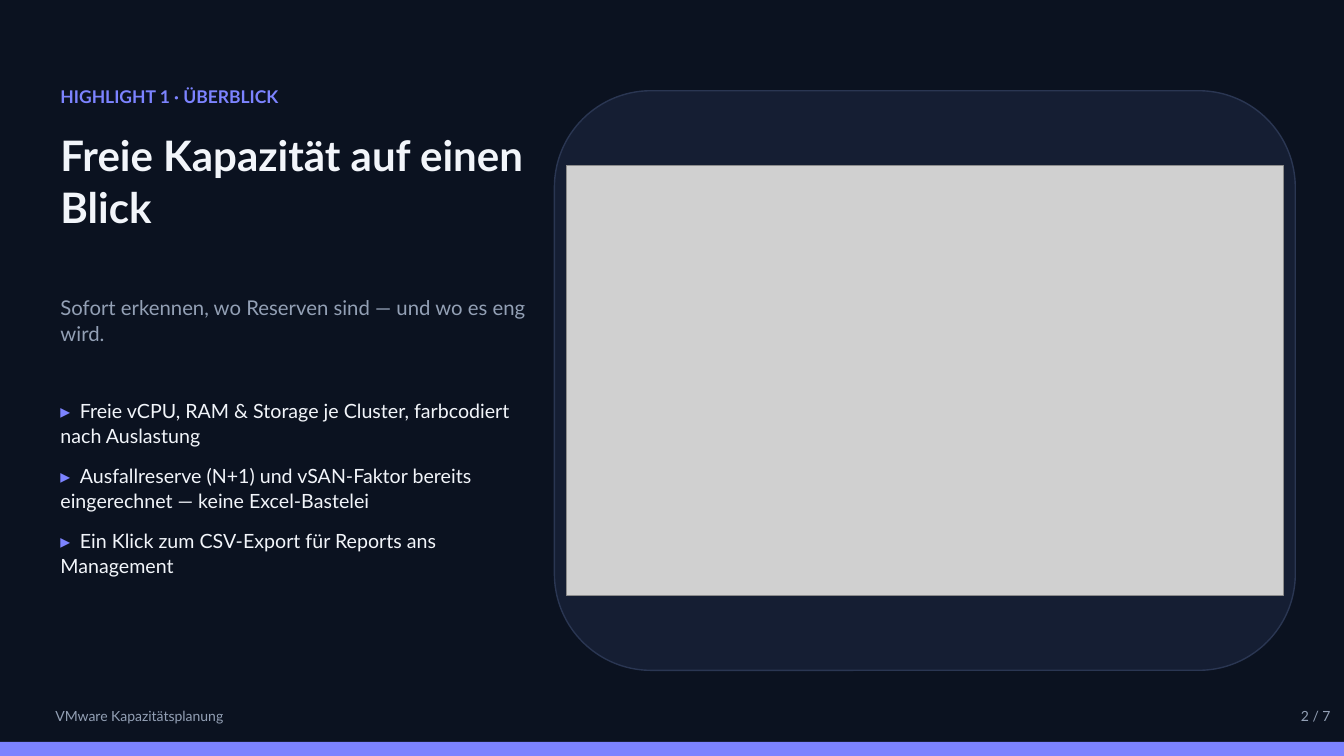
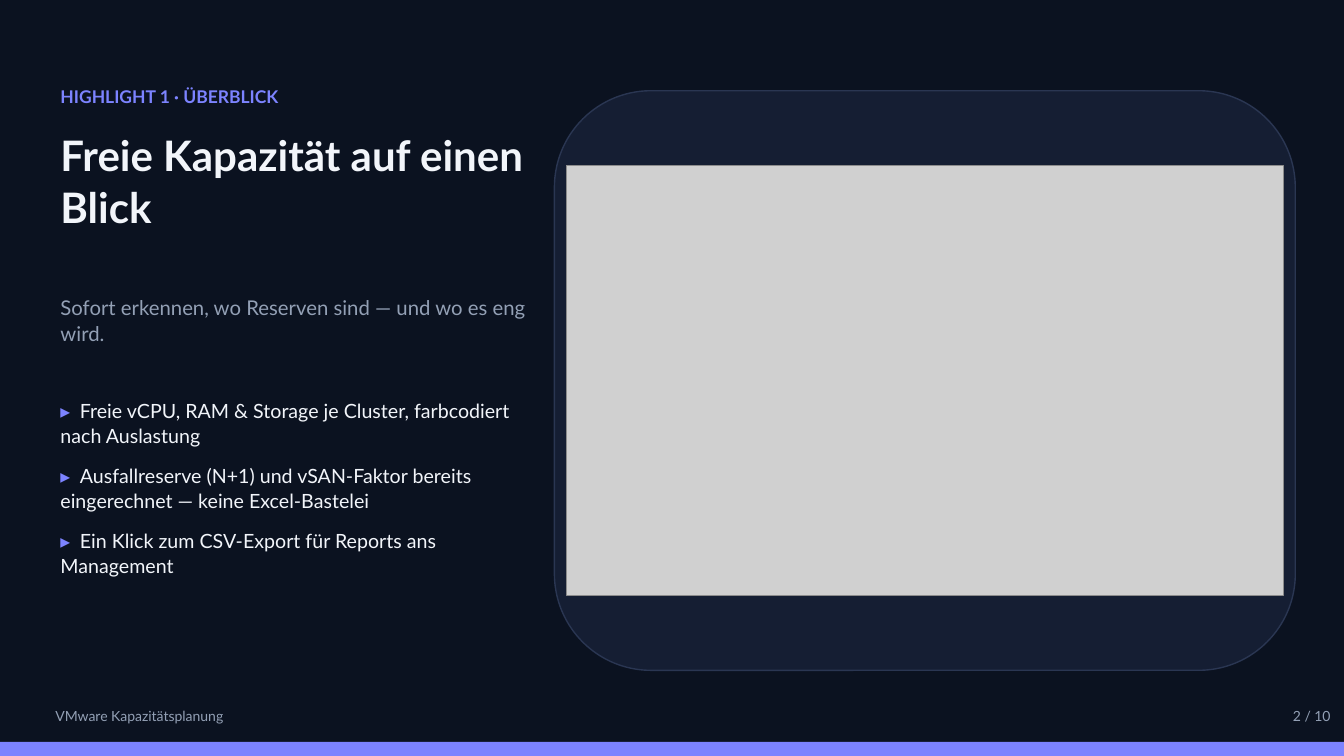
Before and after one commit to marcobockelbrink/vmware, a slide deck: slide 2 of docs/praesentation/VMware-Kapazitaetsplanung.pptx. Drawn at 1344x756 pixels with LibreOffice and Linux fonts; fonts in the diff are those of the drawing; grey boxes stand for pictures. Boxes give left, top, right and bottom in pixels: in the first picture for what was removed or moved away, otherwise in the second. Text is boxed around its words. In the diff, an @@ line names an element or a change of style, - is before the commit and + after.

```diff
--- a/docs/praesentation/VMware-Kapazitaetsplanung.pptx
+++ b/docs/praesentation/VMware-Kapazitaetsplanung.pptx
@@ text at (x1=1293, y1=711, x2=1330, y2=721): text changed @@
-2 / 7
+2 / 10
```
Also in this commit, not shown: 6 other slides changed, 3 slides added, 5 other files.
